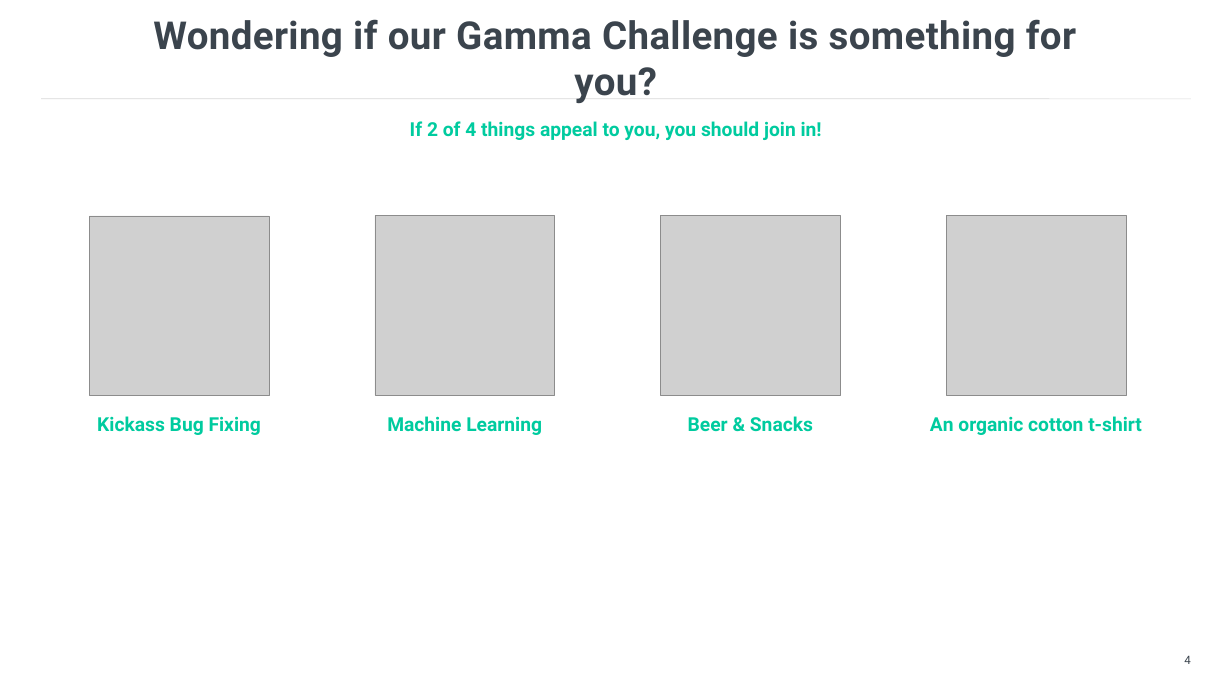
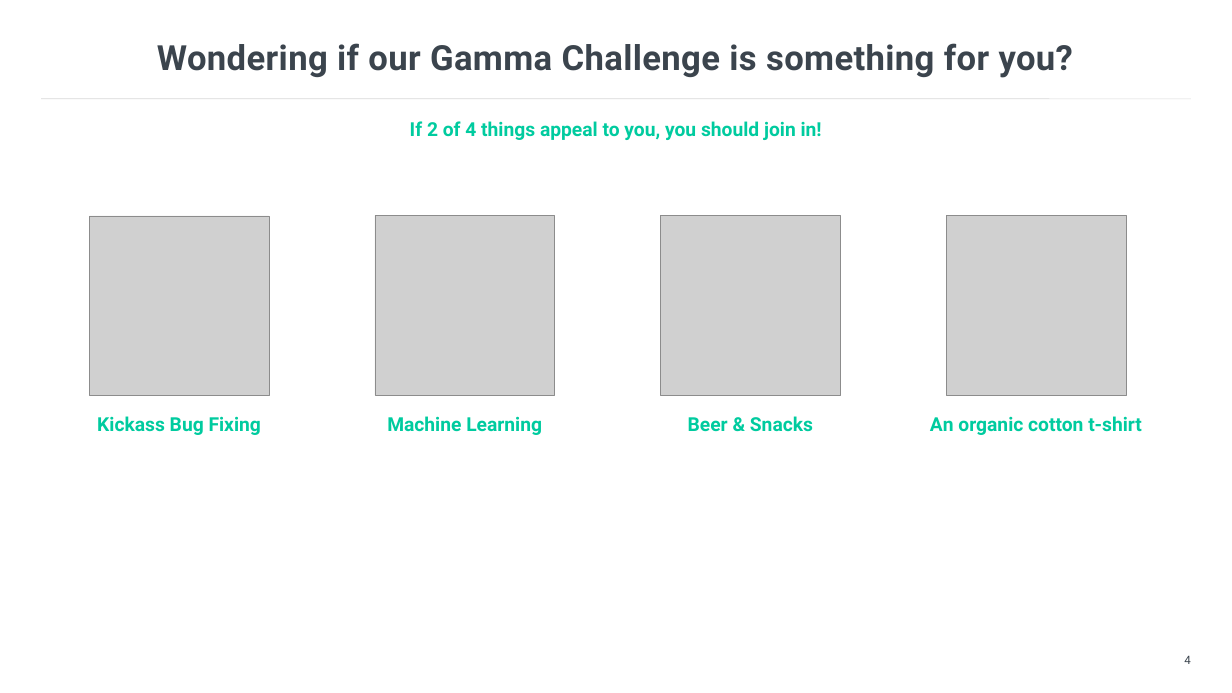
Before and after one commit to stg-tud/sedc, a slide deck: slide 4 of Lecture/ws17-18/GammaChallenge_TU_Darmstadt_English.pptx. Drawn at 1232x693 pixels with LibreOffice and Linux fonts; fonts in the diff are those of the drawing; grey boxes stand for pictures; background and template pictures are left out. Boxes give left, top, right and bottom in pixels: in the first picture for what was removed or moved away, otherwise in the second. Text is boxed around its words. In the diff, an @@ line names an element or a change of style, - is before the commit and + after.

Commit message:
added slides related to the Gamma Challenge

```diff
--- a/Lecture/ws17-18/GammaChallenge_TU_Darmstadt_English.pptx
+++ b/Lecture/ws17-18/GammaChallenge_TU_Darmstadt_English.pptx
@@ title "Wondering if our Gamma Challenge ..." at (x1=157, y1=43, x2=1073, y2=78): size 60 to 54 pt @@
```
Also in this commit, not shown: 2 other files.
